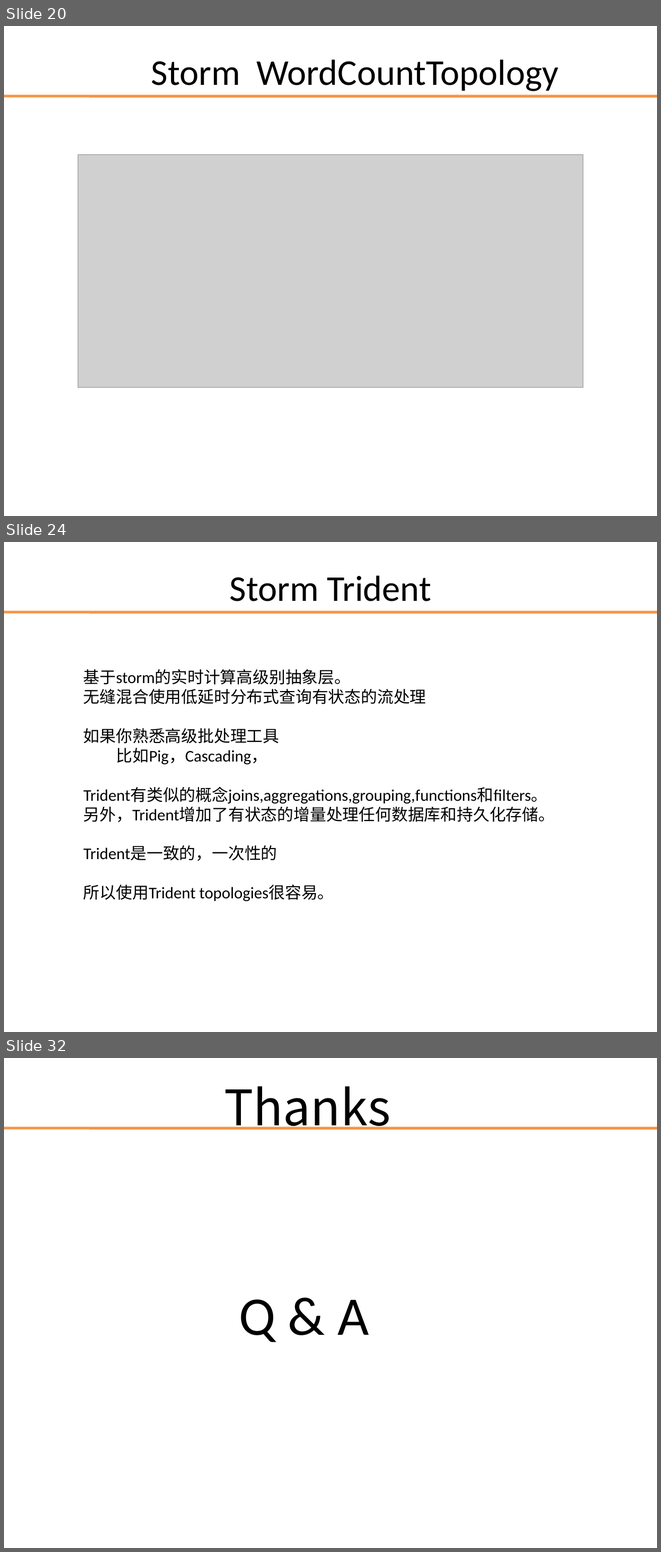
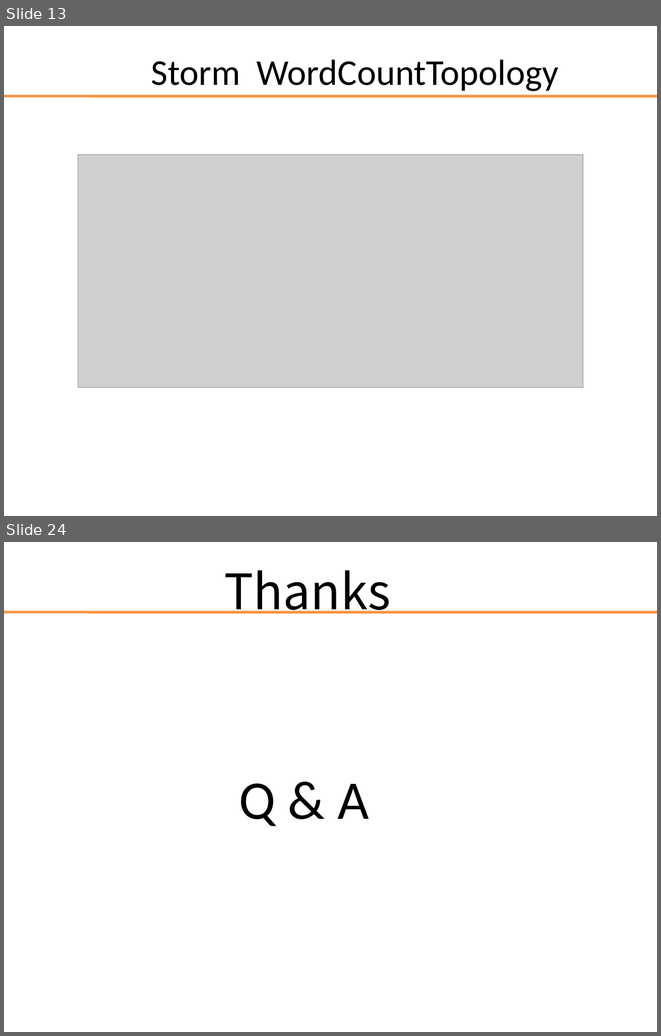
Before and after one commit to darionyaphets/darion_example, a slide deck: source/storm/storm_source.ppt. Shown one above the other, each under a label of ours: slides 20, 24 and 32 before the commit, slides 13 and 24 after it; the slides between them are not shown. The pictures are 661x1552 and 661x1036 pixels, drawn with LibreOffice and Linux fonts; fonts in the diff are those of the drawing; grey boxes stand for pictures; background and template pictures are left out. Boxes give left, top, right and bottom in pixels: in the first picture for what was removed or moved away, otherwise in the second. Text is boxed around its words. In the diff, an @@ line names an element or a change of style, - is before the commit and + after.

Commit message:
update 4 storm ppt

```diff
--- a/source/storm/storm_source.ppt
+++ b/source/storm/storm_source.ppt
@@ slide 24 removed at (x1=4, y1=542, x2=657, y2=1032), background picture (left out); not listed: 1 template element that a slide beside it also shows @@
@@ title removed at (x1=230, y1=575, x2=431, y2=601) @@
-Storm Trident
@@ text removed at (x1=84, y1=669, x2=555, y2=901) @@
-基于storm的实时计算高级别抽象层。
-无缝混合使用低延时分布式查询有状态的流处理
-如果你熟悉高级批处理工具
-比如Pig，Cascading，
-Trident有类似的概念joins,aggregations,grouping,functions和filters。
-另外，Trident增加了有状态的增量处理任何数据库和持久化存储。
-Trident是一致的，一次性的
-所以使用Trident topologies很容易。
@@ what was slide 20 is now slide 13 @@
@@ what was slide 32 is now slide 24 @@
```
Also in this commit, not shown: 7 slides changed, 8 slides added, 15 other slides removed.
